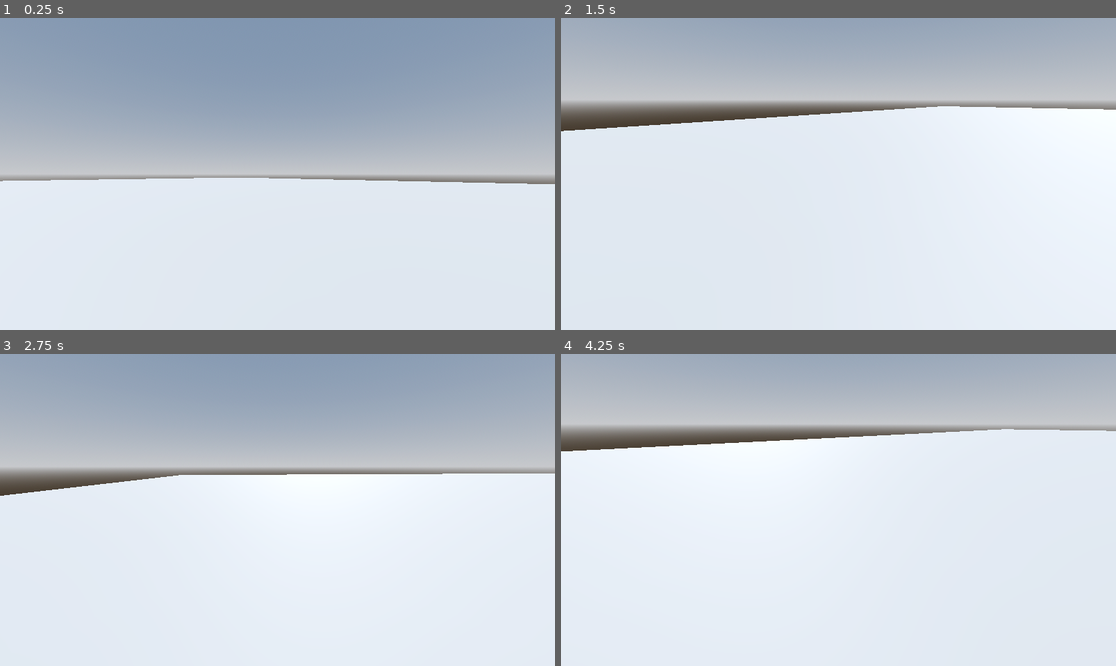
Above: before the commit, frames 1-4 (two rows, left to right).
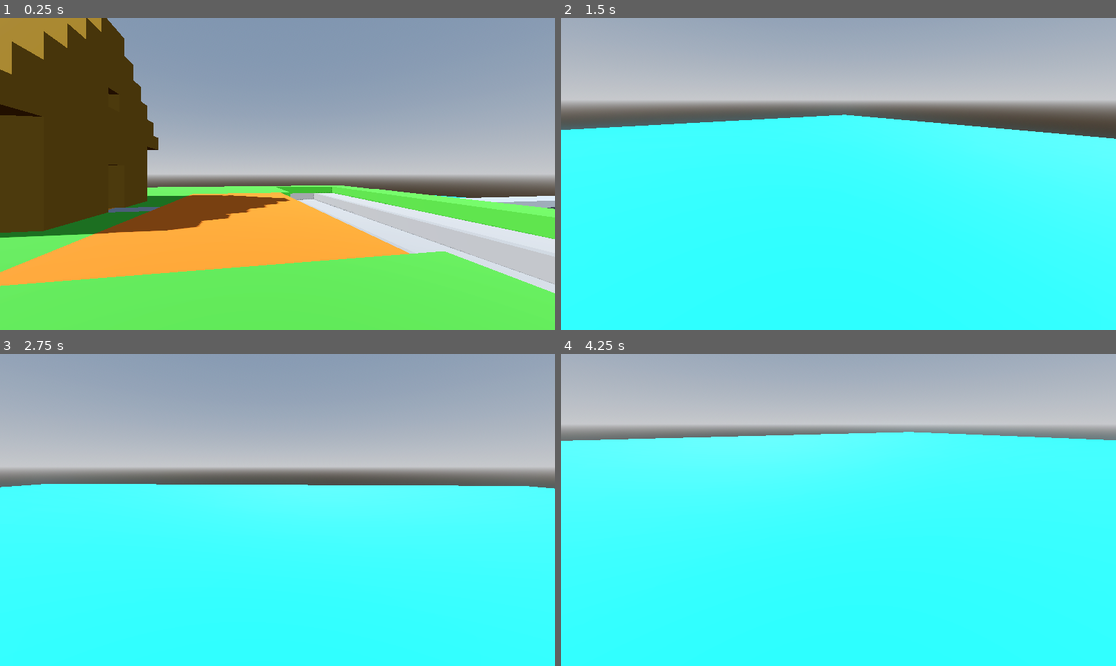
Above: after the commit, the same moments.

Repository: qdanq/Battle-duo
Game: Godot game, scene res://node_3d.tscn
Two runs of this game, one before a commit and one after it. Both use one fixed random seed, a clock stepped at 60 frames per second and the inputs below.
Inputs (mouse positions are in pixels of both pictures, inside the frame that each line leads up to):
- Up to frame 1 (0.25 s): no input
- Up to frame 2 (1.5 s): tap Enter (ui_accept) at 0.5, 0.77 s; move the mouse to (960, 158) at 0.52 s; hold D (Right) 0.53-1.28 s; click (960, 158) at 0.67 s; move the mouse to (810, 174) at 1.27 s; hold W (Up) from 1.28 s (still down)
- Up to frame 3 (2.75 s): keep holding W (Up); tap Enter (ui_accept) at 1.52 s; move the mouse to (288, 503) at 2.02 s
- Up to frame 4 (4.25 s): keep holding W (Up); move the mouse to (832, 516) at 2.77 s; tap Enter (ui_accept) at 3.02, 3.77 s; move the mouse to (877, 513) at 3.52 s

The runs differ from the first frame. In frame 1, 58% of the frame differs, in the area x 0-100%, y 0-100%; in frame 2, 70%; in frame 3, 61%; in frame 4, 75%, in the area x 0-100%, y 24-100%.

Commit message:
Make rocket launcher model. (Nazar)

Diff:
--- a/node_3d.tscn
+++ b/node_3d.tscn
@@ -1,6 +1,7 @@
-[gd_scene load_steps=12 format=3 uid="uid://br6kftxrfdepx"]
+[gd_scene load_steps=13 format=3 uid="uid://br6kftxrfdepx"]
 
 [ext_resource type="Script" path="res://CharacterBody3D.gd" id="1_72tsf"]
+[ext_resource type="ArrayMesh" uid="uid://d0avvy2jnc0wr" path="res://models/island1-4.obj" id="2_x2otq"]
 
 [sub_resource type="ProceduralSkyMaterial" id="ProceduralSkyMaterial_3k385"]
 sky_horizon_color = Color(0.64625, 0.65575, 0.67075, 1)
@@ -55,11 +56,10 @@
 shape = SubResource("ConcavePolygonShape3D_ldb7j")
 
 [node name="CharacterBody3D" type="CharacterBody3D" parent="."]
-transform = Transform3D(1, 0, 0, 0, 1, 0, 0, 0, 1, 16.6295, 451.098, 15.7209)
+transform = Transform3D(1, 0, 0, 0, 1, 0, 0, 0, 1, -238.466, 148.612, 23.3636)
 script = ExtResource("1_72tsf")
 
 [node name="MeshInstance3D" type="MeshInstance3D" parent="CharacterBody3D"]
-transform = Transform3D(1, 0, 0, 0, 1, 0, 0, 0, 1, -0.383804, -7.59711, 2.51682)
 mesh = SubResource("CapsuleMesh_78ryg")
 
 [node name="CollisionShape3D" type="CollisionShape3D" parent="CharacterBody3D"]
@@ -71,16 +71,6 @@
 [node name="Camera3D" type="Camera3D" parent="CharacterBody3D/Neck"]
 
 [node name="islands" type="Node3D" parent="."]
-
-[node name="island1" type="MeshInstance3D" parent="islands"]
-transform = Transform3D(50, 0, 0, 0, 50, 0, 0, 0, 50, -200.374, 400, -0.546127)
-mesh = SubResource("BoxMesh_3sk5y")
-skeleton = NodePath("../..")
-
-[node name="StaticBody3D" type="StaticBody3D" parent="islands/island1"]
-
-[node name="CollisionShape3D" type="CollisionShape3D" parent="islands/island1/StaticBody3D"]
-shape = SubResource("ConcavePolygonShape3D_wtbte")
 
 [node name="island2" type="MeshInstance3D" parent="islands"]
 transform = Transform3D(50, 0, 0, 0, 50, 0, 0, 0, 50, 200, 400, 0)
@@ -121,3 +111,7 @@
 
 [node name="CollisionShape3D" type="CollisionShape3D" parent="islands/island5/StaticBody3D"]
 shape = SubResource("ConcavePolygonShape3D_wtbte")
+
+[node name="Island1-4" type="MeshInstance3D" parent="."]
+transform = Transform3D(0.868241, 0, -4.92404, 0, 5, 0, 4.92404, 0, 0.868241, -200.374, 113.81, -0.546)
+mesh = ExtResource("2_x2otq")
Not shown, added: models/island1-4.mtl
Not shown, added: models/island1-4.obj
Not shown, added: models/island1-4.obj.import
Binary file added: models/island1-4.png
Not shown, added: models/island1-4.png.import
Not shown, added: models/untitled.mtl
Not shown, added: models/untitled.obj
Not shown, added: models/untitled.obj.import
Binary file added: models/untitled.png
Not shown, added: models/untitled.png.import
Not shown, added: models/Rocket Launcher.vox
Not shown, changed: models/untitled.vox
